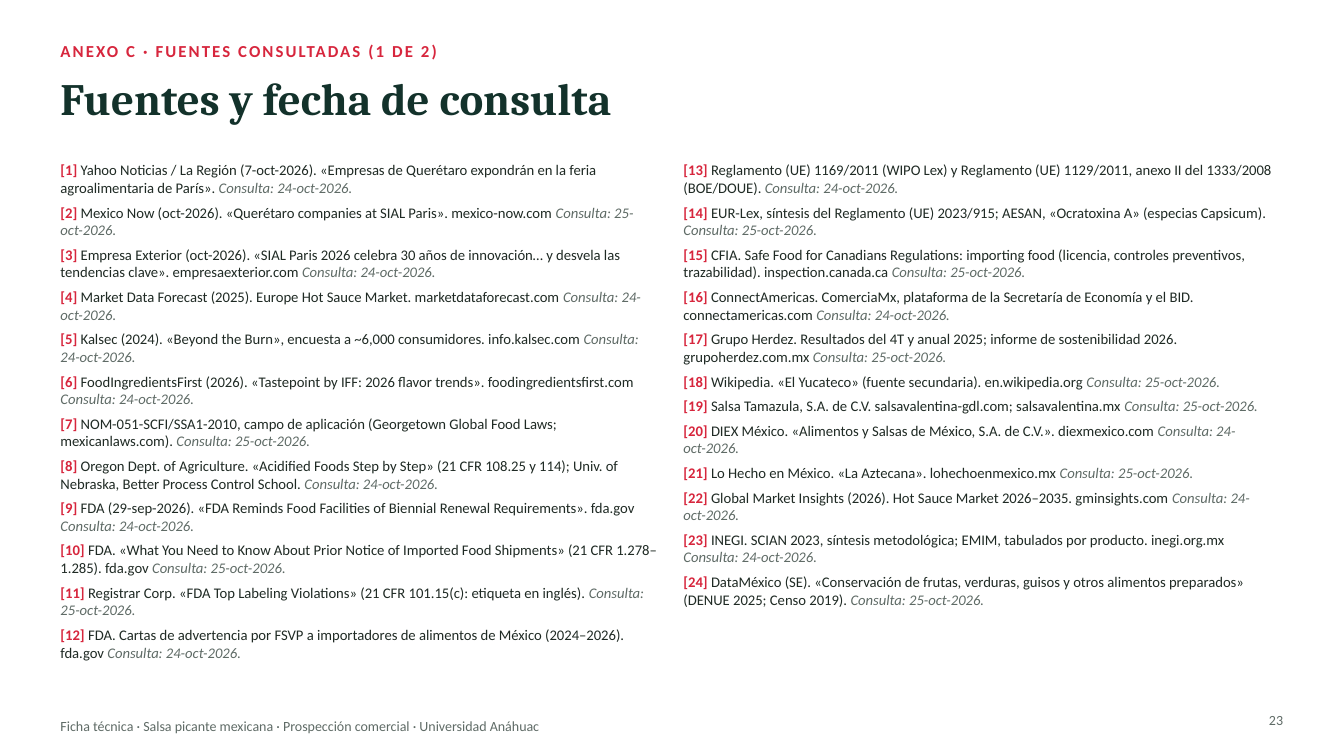
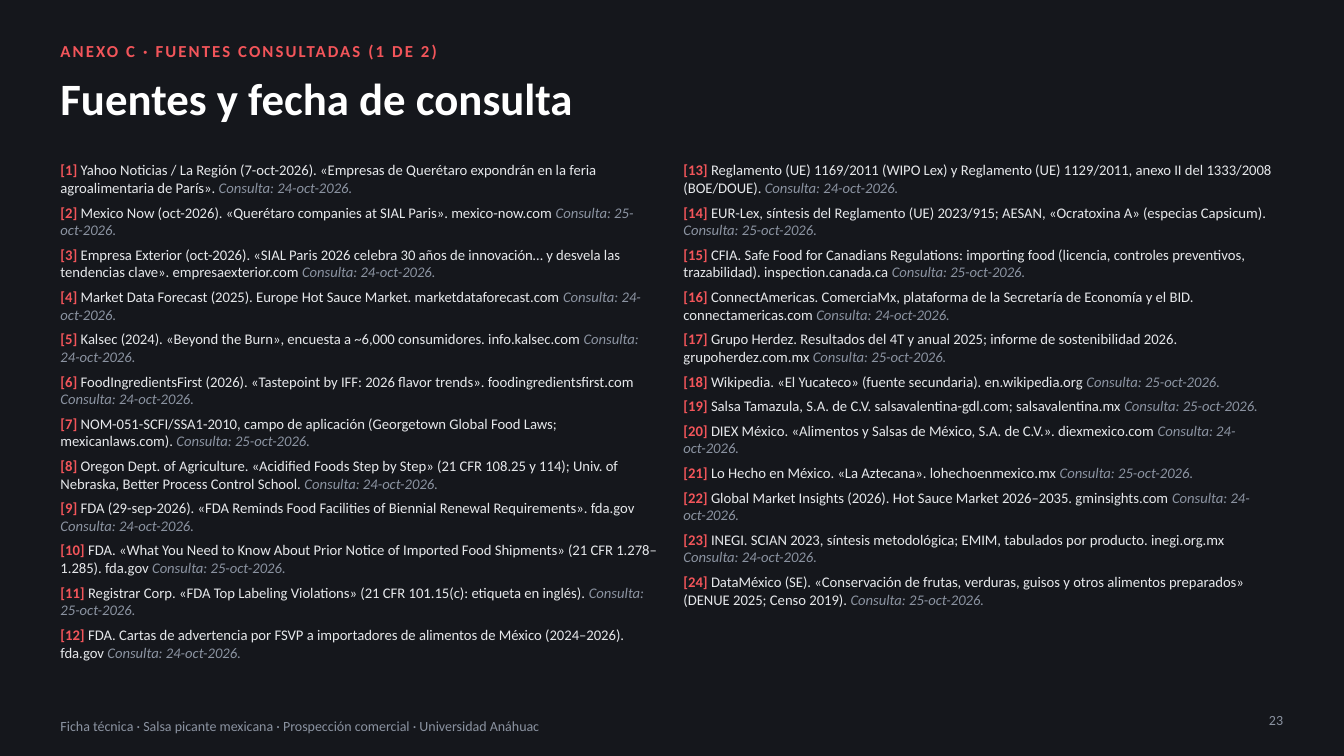
Before and after one commit to psiantonioochoa-design/Arquitectura, a slide deck: slide 23 of comercio-exterior/Ficha técnica · Salsa picante · Viabilidad arancelaria y de mercado.pptx. Drawn at 1344x756 pixels with LibreOffice and Linux fonts; fonts in the diff are those of the drawing. Boxes give left, top, right and bottom in pixels: in the first picture for what was removed or moved away, otherwise in the second. Text is boxed around its words. In the diff, an @@ line names an element or a change of style, - is before the commit and + after.

```diff
--- a/comercio-exterior/Ficha técnica · Salsa picante · Viabilidad arancelaria y de mercado.pptx
+++ b/comercio-exterior/Ficha técnica · Salsa picante · Viabilidad arancelaria y de mercado.pptx
@@ background #FFFFFF to #15171C @@
@@ text "ANEXO C · FUENTES CONSULTADAS ..." at [126, 46, 429, 57]: text colour #D7263D to #F2555A @@
@@ title "Fuentes y fecha de consulta" at [60, 83, 573, 122]: font Cambria to Calibri, text colour #13322B to #FFFFFF @@
@@ text "[1] Yahoo Noticias / La ..." at [60, 164, 657, 661]: text colour #D7263D to #F2555A in "[1]", "[2]", "[3]", "[4]" and 8 more places; text colour #1F2A24 to #E6E8EB in "Yahoo Noticias / La Región (7-oct-2026). «Empresas ...", "Mexico Now (oct-2026). «Querétaro companies at SIAL ...", "Empresa Exterior (oct-2026). «SIAL Paris 2026 celebra ...", "Market Data Forecast (2025). Europe Hot Sauce ..." and 8 more places; text colour #5F6B66 to #8B93A1 in "Consulta: 24-oct-2026.", "Consulta: 25-oct-2026.", "Consulta: 24-oct-2026.", "Consulta: 24-oct-2026." and 8 more places @@
@@ text "[13] Reglamento (UE) 1169/2011 (WIPO ..." at [683, 164, 1272, 607]: text colour #D7263D to #F2555A in "[13]", "[14]", "[15]", "[16]" and 8 more places; text colour #1F2A24 to #E6E8EB in "Reglamento (UE) 1169/2011 (WIPO Lex) y Reglamento ...", "EUR-Lex, síntesis del Reglamento (UE) 2023/915; AESAN, ...", "CFIA. Safe Food for Canadians Regulations: importing ...", "ConnectAmericas. ComerciaMx, plataforma de la Secretaría de ..." and 8 more places; text colour #5F6B66 to #8B93A1 in "Consulta: 24-oct-2026.", "Consulta: 25-oct-2026.", "Consulta: 25-oct-2026.", "Consulta: 24-oct-2026." and 8 more places @@
@@ text "Ficha técnica · Salsa picante ..." at [60, 721, 539, 733]: text colour #5F6B66 to #8B93A1 @@
@@ page number at [1269, 716, 1283, 725]: text colour #5F6B66 to #8B93A1 @@
```
Also in this commit, not shown: 23 other slides changed, 1 other file.
